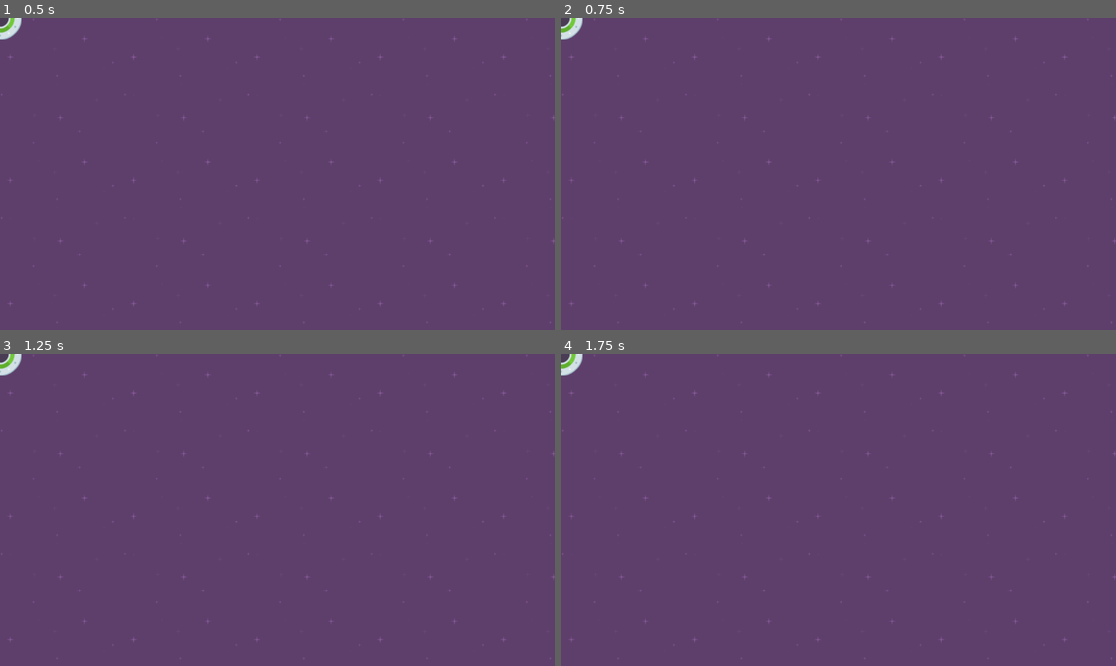
Above: before the commit, frames 1-4 (two rows, left to right).
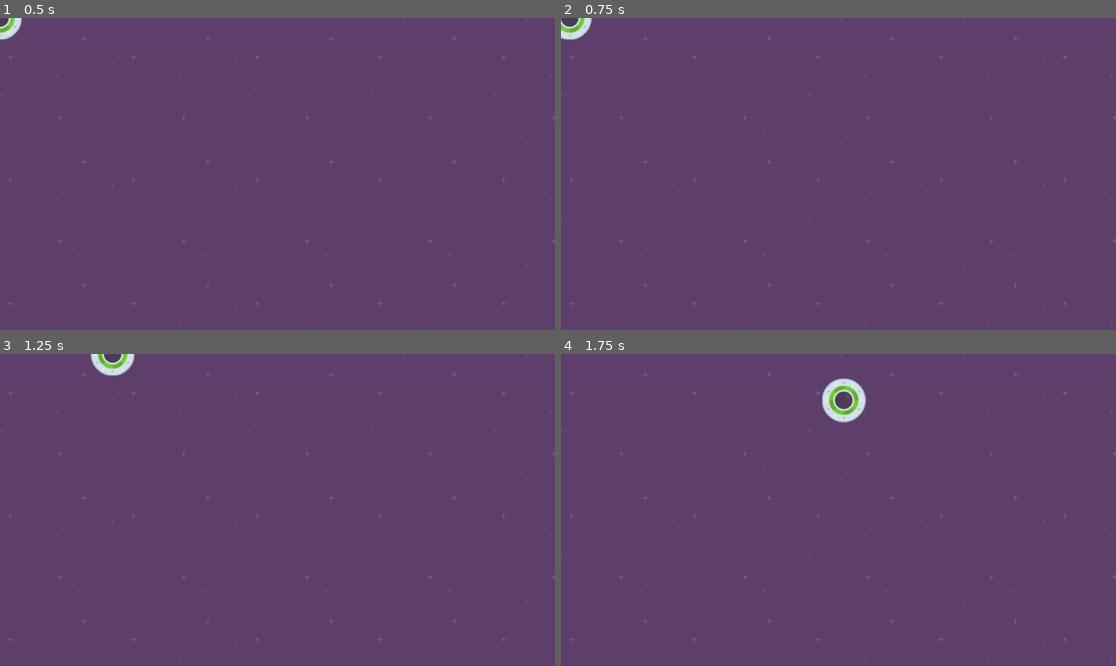
Above: after the commit, the same moments.

Repository: Z3BINI/speedy-saucer
Game: Godot game, scene res://level_1.tscn
Two runs of this game, one before a commit and one after it. Both use one fixed random seed, a clock stepped at 60 frames per second and the inputs below.
Inputs:
- Up to frame 1 (0.5 s): no input
- Up to frame 2 (0.75 s): tap Enter at 0.5 s; hold D (right) from 0.53 s (still down)
- Up to frame 3 (1.25 s): keep holding D (right)
- Up to frame 4 (1.75 s): release D (right) at 1.28 s; hold S (down) from 1.28 s (still down)

Frame 1 is identical in both runs. In frame 2, 0.3% of the frame differs, in the area x 0-6%, y 0-7%; in frame 3, 0.6%; in frame 4, 1.0%, in the area x 0-55%, y 0-23%.

Commit message:
Added Player movement
apply_force is used towards the direction the user wants to go.

Diff:
--- a/player.gd
+++ b/player.gd
@@ -1 +1,14 @@
 extends RigidBody2D
+
+var FORCE = 1000
+
+func _physics_process(delta):
+
+	if Input.is_action_pressed('up'):
+		apply_force(Vector2(0, -FORCE))
+	if Input.is_action_pressed('down'):
+		apply_force(Vector2(0, FORCE))
+	if Input.is_action_pressed('left'):
+		apply_force(Vector2(-FORCE, 0))
+	if Input.is_action_pressed('right'):
+		apply_force(Vector2(FORCE, 0))
